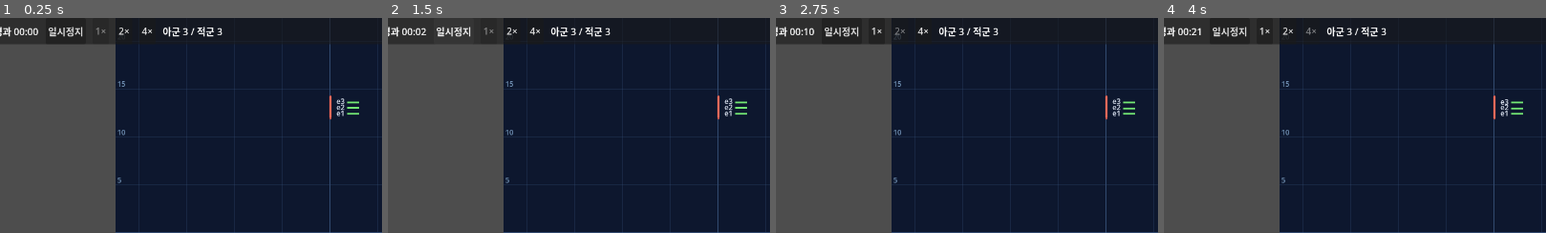
Above: before the commit, frames 1-4 (left to right).
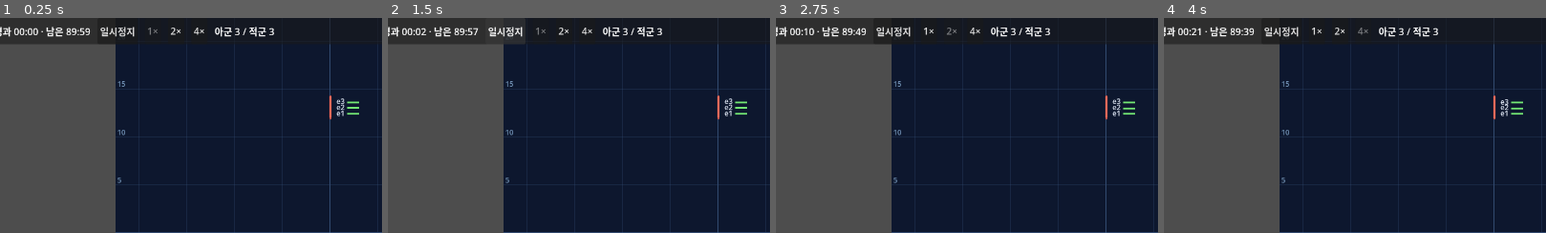
Above: after the commit, the same moments.

Repository: royalpeak58649/Wargame
Game: Godot game, scene res://scenes/battle/battle.tscn
The game is run twice, just before and just after one commit, with the same random seed, the same clock (stepped at 60 frames per second) and the same inputs. This scene is started directly instead of the project's main scene.
Inputs:
- Up to frame 1 (0.25 s): no input
- Up to frame 2 (1.5 s): click "일시정지" at 0.5 s; click "재개" at 1.25 s
- Up to frame 3 (2.75 s): click "2×" at 2 s
- Up to frame 4 (4 s): click "1×" at 2.75 s; click "4×" at 3.5 s
The pictures show only the part of the screen within x 7-57%, y 0-50%; the shares and areas given below are measured in that part.

The runs differ from the first frame. In frame 1, 1.3% of the frame differs, in the area x 10-72%, y 4-9%; in frame 2, 1.4%; in frame 3, 1.3%; in frame 4, 1.3%.

Commit message:
전장 이탈·시간 판정: 화면, 전투 보고, 테스트 마무리
워커 작업(로직)이 단계 한도로 멈춘 뒤 남은 부분:
- battle_screen: result() 로 종료, 사유(격멸/적 퇴각/상호 전멸/시간 판정), 남은 시간, 결과 열(침몰/이탈/생존)
- battle_world: 이탈한 함선은 그리지 않음
- battle_report: 맵 경계 22.5km, 시간 제한 5400초, 결과와 사유 출력
- 테스트 5개: 경계 이탈, 이탈 함선 사격·피격 없음, 시간 판정과 무승부, AI 맵 유지, 전투 반드시 종료

Co-Authored-By: Claude Opus 5.5 <noreply@anthropic.com>
Claude-Session: https://claude.ai/code/session_01PqeincTLm8f8rJWLu8MNfQ

Diff:
--- a/scripts/battle/battle_screen.gd
+++ b/scripts/battle/battle_screen.gd
@@ -37,6 +37,7 @@
 	"retreat": "퇴각",
 }
 const GUN_TYPE_LABELS := {"main": "주포", "secondary": "부포", "torpedo": "어뢰"}
+const REASON_LABELS := {"annihilation": "격멸", "withdrawal": "적 퇴각", "mutual": "상호 전멸", "time": "시간 판정"}
 
 # --- 상태 -------------------------------------------------------------------
 
@@ -120,7 +121,7 @@
 			_accum -= SIM_DT
 			_step_once()
 			steps += 1
-			if sim.winner() != -1:
+			if int(sim.result().winner) != -1:
 				_finish_battle()
 				break
 		if steps >= MAX_STEPS_PER_FRAME:
@@ -386,7 +387,11 @@
 	if sim == null:
 		return
 	_title_label.text = scenario_name
-	_time_label.text = "경과 %s" % _format_time(float(sim.time))
+	var limit: float = float(sim.time_limit_s)
+	if limit > 0.0:
+		_time_label.text = "경과 %s · 남은 %s" % [_format_time(float(sim.time)), _format_time(limit - float(sim.time))]
+	else:
+		_time_label.text = "경과 %s" % _format_time(float(sim.time))
 	_pause_button.text = "재개" if paused else "일시정지"
 	for i in _speed_buttons.size():
 		var b: Button = _speed_buttons[i]
@@ -428,9 +433,11 @@
 
 
 func _show_end_panel() -> void:
-	var w: int = sim.winner()
+	var r: Dictionary = sim.result()
+	var w: int = int(r.winner)
 	_end_title.text = "아군 승리" if w == 0 else ("적군 승리" if w == 1 else "무승부")
-	_end_time.text = "경과 시간 %s" % _format_time(float(sim.time))
+	var reason := String(REASON_LABELS.get(String(r.reason), String(r.reason)))
+	_end_time.text = "%s · 경과 시간 %s" % [reason, _format_time(float(sim.time))]
 	_end_table.text = _summary_table()
 	_end_panel.visible = true
 
@@ -438,13 +445,14 @@
 func _summary_table() -> String:
 	var sum: Dictionary = sim.summary()
 	var lines: Array[String] = []
-	lines.append("[b]함선  진영  발사  명중  관통  가한 피해  받은 피해  침몰[/b]")
+	lines.append("[b]함선  진영  발사  명중  관통  가한 피해  받은 피해  결과[/b]")
 	for s in sim.ships:
 		var r: Dictionary = sum[s.id]
 		var side := clampi(int(s.side), 0, 1)
 		lines.append("%s  %s  %d  %d  %d  %.0f  %.0f  %s" % [
 			String(s.id), SIDE_LABELS[side], int(r.fired), int(r.hits), int(r.pen),
-			float(r.damageDealt), float(r.damageTaken), "예" if bool(r.sunk) else "아니오"])
+			float(r.damageDealt), float(r.damageTaken),
+			"침몰" if bool(r.sunk) else ("이탈" if bool(r.withdrawn) else "생존")])
 	return "\n".join(lines)
 
 
--- a/scripts/battle/battle_world.gd
+++ b/scripts/battle/battle_world.gd
@@ -200,6 +200,8 @@
 func _draw_ships() -> void:
 	var font := ThemeDB.fallback_font
 	for s in sim.ships:
+		if s.withdrawn:
+			continue  # 전장을 이탈한 배는 그리지 않는다
 		var c := view(s.pos)
 		var color: Color = SUNK_COLOR if s.sunk else SIDE_COLORS[clampi(int(s.side), 0, 1)]
 		var length_px := _ship_length_px(s)
--- a/tests/run_combat_tests.gd
+++ b/tests/run_combat_tests.gd
@@ -554,3 +554,111 @@
 			best_d = d
 			best = other
 	return best
+
+
+# --- 전장 이탈과 시간 제한 (C2b-1) ------------------------------------------
+
+func test_withdraw_at_edge() -> void:
+	var sim := BattleSim.new(db, 41)
+	sim.map_half_m = 5000.0
+	var a: Variant = ShipState.create("a", 0, qe, db, Vector2(4500.0, 0.0), 90.0)
+	var b: Variant = ShipState.create("b", 1, qe, db, Vector2(-3000.0, 0.0), 90.0)
+	sim.add_ship(a)
+	sim.add_ship(b)
+	sim.order_speed("a", 1.0)
+	a.speed_ms = a.max_speed_ms  # 이미 전속으로 달리는 중
+	for i in 120:
+		sim.step(1.0)
+	check(bool(a.withdrawn) and not a.is_active(), "경계를 넘으면 이탈 (x = %.0f)" % a.pos.x)
+	check(sim.side_alive(0) == 0, "이탈한 배는 생존 수에서 빠짐")
+	var r := sim.result()
+	check(int(r.winner) == 1 and String(r.reason) == "withdrawal", "전원 이탈 → 상대 승, 사유 퇴각 (%s)" % [r])
+
+
+func test_withdrawn_not_targeted() -> void:
+	var sim := BattleSim.new(db, 42)
+	sim.map_half_m = 13000.0
+	# a 는 동쪽 경계 근처에서 동쪽으로 달려 이탈한다. b 는 서로 사거리 안에서 정지.
+	var a: Variant = ShipState.create("a", 0, qe, db, Vector2(12000.0, 0.0), 90.0)
+	var b: Variant = ShipState.create("b", 1, qe, db, Vector2(0.0, 0.0), 0.0)
+	sim.add_ship(a)
+	sim.add_ship(b)
+	sim.order_target("a", "b")
+	sim.order_target("b", "a")
+	sim.order_speed("a", 1.0)
+	a.speed_ms = a.max_speed_ms
+	var t_out := -1.0
+	for i in 600:
+		sim.step(1.0)
+		if t_out < 0.0 and bool(a.withdrawn):
+			t_out = sim.time
+	check(t_out > 0.0, "a 이탈 (%.0f초)" % t_out)
+	var bad_target := false
+	var bad_shooter := false
+	for e in sim.log:
+		if String(e.kind) != "hit":
+			continue
+		if String(e.target) == "a" and float(e.t) > t_out:
+			bad_target = true
+		if String(e.shooter) == "a" and float(e.t) > t_out + 40.0:
+			bad_shooter = true
+	check(not bad_target, "이탈 뒤 그 배를 맞힌 기록 없음")
+	check(not bad_shooter, "이탈 뒤 그 배가 쏜 기록 없음")
+
+
+func test_time_limit_judgement() -> void:
+	var sim := BattleSim.new(db, 43)
+	sim.time_limit_s = 60.0
+	var a: Variant = ShipState.create("a", 0, qe, db, Vector2(0.0, 0.0), 0.0)
+	var b: Variant = ShipState.create("b", 1, qe, db, Vector2(40000.0, 0.0), 0.0)
+	sim.add_ship(a)
+	sim.add_ship(b)
+	b.hp = b.max_hp * 0.5
+	for i in 59:
+		sim.step(1.0)
+	check(sim.winner() == -1, "시간 제한 전에는 진행 중")
+	sim.step(1.0)
+	var r := sim.result()
+	check(int(r.winner) == 0 and String(r.reason) == "time", "남은 전력이 많은 쪽이 시간 판정승 (%s)" % [r])
+	b.hp = a.hp
+	check(sim.winner() == 2, "남은 전력이 같으면 무승부")
+
+
+func test_ai_stays_in_map() -> void:
+	var sc: Dictionary = BattleScenario.load_scenario("res://data/scenarios/test_battle.json")
+	var built: Dictionary = BattleScenario.build(sc, db)
+	var sim: Variant = built.sim
+	var half: float = float(sim.map_half_m)
+	check(half > 0.0, "시나리오에 맵 경계가 있음")
+	var outside := 0
+	for i in 4800:
+		for ai in built.ais:
+			ai.update(0.5)
+		for cmd in built.commanders:
+			cmd.update(0.5)
+		sim.step(0.5)
+		for s in sim.ships:
+			if not s.is_active():
+				continue
+			var ai: Variant = built.ais[int(s.side)]
+			if String(ai.state_of(String(s.id))) == EnemyAI.STATE_RETREAT:
+				continue
+			if absf(s.pos.x) > half or absf(s.pos.y) > half:
+				outside += 1
+	check(outside == 0, "퇴각하지 않는 배는 맵 안에 머묾 (경계 밖 %d 회)" % outside)
+
+
+func test_battle_resolves() -> void:
+	var sc: Dictionary = BattleScenario.load_scenario("res://data/scenarios/test_battle.json")
+	var built: Dictionary = BattleScenario.build(sc, db)
+	var sim: Variant = built.sim
+	var limit: float = float(sim.time_limit_s)
+	check(limit > 0.0, "시나리오에 시간 제한이 있음")
+	while sim.winner() == -1 and sim.time < limit + 10.0:
+		for ai in built.ais:
+			ai.update(1.0)
+		for cmd in built.commanders:
+			cmd.update(1.0)
+		sim.step(1.0)
+	var r: Dictionary = sim.result()
+	check(int(r.winner) != -1, "시간 제한 안에 반드시 끝남 (%.0f초, %s)" % [sim.time, r])
--- a/tools/battle_report.gd
+++ b/tools/battle_report.gd
@@ -17,6 +17,8 @@
 const START_DISTANCE_M := 25000.0  # m, 시작 거리
 const COLUMN_GAP_M := 600.0        # m, 종진 함선 간격
 const LOG_TAIL := 20               # 개, 마지막 로그 줄 수
+const MAP_HALF_M := 22500.0        # m, 맵 반폭(45km × 45km). 밖으로 나가면 이탈
+const REASON_LABELS := {"annihilation": "격멸", "withdrawal": "퇴각", "mutual": "상호 전멸", "time": "시간 판정"}
 
 
 func _init() -> void:
@@ -30,6 +32,8 @@
 	var player := PartsDB.load_design("res://data/designs/player_bb_fast.json")
 
 	var sim := BattleSim.new(db, seed_value)
+	sim.map_half_m = MAP_HALF_M
+	sim.time_limit_s = MAX_TIME
 	# side 0: 남쪽에서 북쪽으로, side 1: 북쪽에서 남쪽으로
 	var half := START_DISTANCE_M / 2.0
 	var ids0: Array[String] = ["qe1", "qe2", "qe3"]
@@ -47,7 +51,7 @@
 	var ai1 := EnemyAI.new(sim, cmd1, 1)
 
 	var broken := {}
-	while sim.time < MAX_TIME and sim.winner() == -1:
+	while sim.winner() == -1:
 		ai0.update(DT)
 		ai1.update(DT)
 		_break_engaged(ai0, cmd0, broken)
@@ -59,8 +63,9 @@
 	print("")
 	print("=== 전투 보고 (seed %d) ===" % seed_value)
 	print("경과 시간: %.0f초 (%.1f분)" % [sim.time, sim.time / 60.0])
-	var w := sim.winner()
-	print("승자: %s" % ("무승부/미결" if w == -1 else "side %d" % w))
+	var r := sim.result()
+	var w := int(r.winner)
+	print("결과: %s (%s)" % ["무승부" if w == 2 else "side %d 승리" % w, String(REASON_LABELS.get(String(r.reason), String(r.reason)))])
 	print("")
 	_print_summary(sim)
 	print("")
@@ -73,7 +78,7 @@
 ## 교전에 들어간 함선은 종진에서 빠진다.
 func _break_engaged(ai: Variant, cmd: Variant, broken: Dictionary) -> void:
 	for s in ai.sim.ships:
-		if int(s.side) != int(ai.side) or s.sunk:
+		if int(s.side) != int(ai.side) or not s.is_active():
 			continue
 		var id := String(s.id)
 		if broken.has(id):
@@ -86,13 +91,13 @@
 func _print_summary(sim: BattleSim) -> void:
 	var sum := sim.summary()
 	print("%-6s %-4s %6s %6s %5s %6s %6s %5s %10s %10s %5s" % [
-		"함선", "side", "발사", "명중", "관통", "불관통", "도탄", "빗나감", "가한 피해", "받은 피해", "침몰"])
+		"함선", "side", "발사", "명중", "관통", "불관통", "도탄", "빗나감", "가한 피해", "받은 피해", "결과"])
 	for s in sim.ships:
 		var r: Dictionary = sum[s.id]
 		print("%-6s %-4d %6d %6d %5d %6d %6d %5d %10.0f %10.0f %5s" % [
 			s.id, int(s.side), int(r.fired), int(r.hits), int(r.pen), int(r.nonpen),
 			int(r.ricochet), int(r.miss), float(r.damageDealt), float(r.damageTaken),
-			"예" if bool(r.sunk) else "아니오"])
+			"침몰" if bool(r.sunk) else ("이탈" if bool(r.withdrawn) else "생존")])
 	print("")
 	for s in sim.ships:
 		print("%-6s HP %.0f / %.0f, 속도 %.1fkn, 화재 %d, 침수 %d" % [
